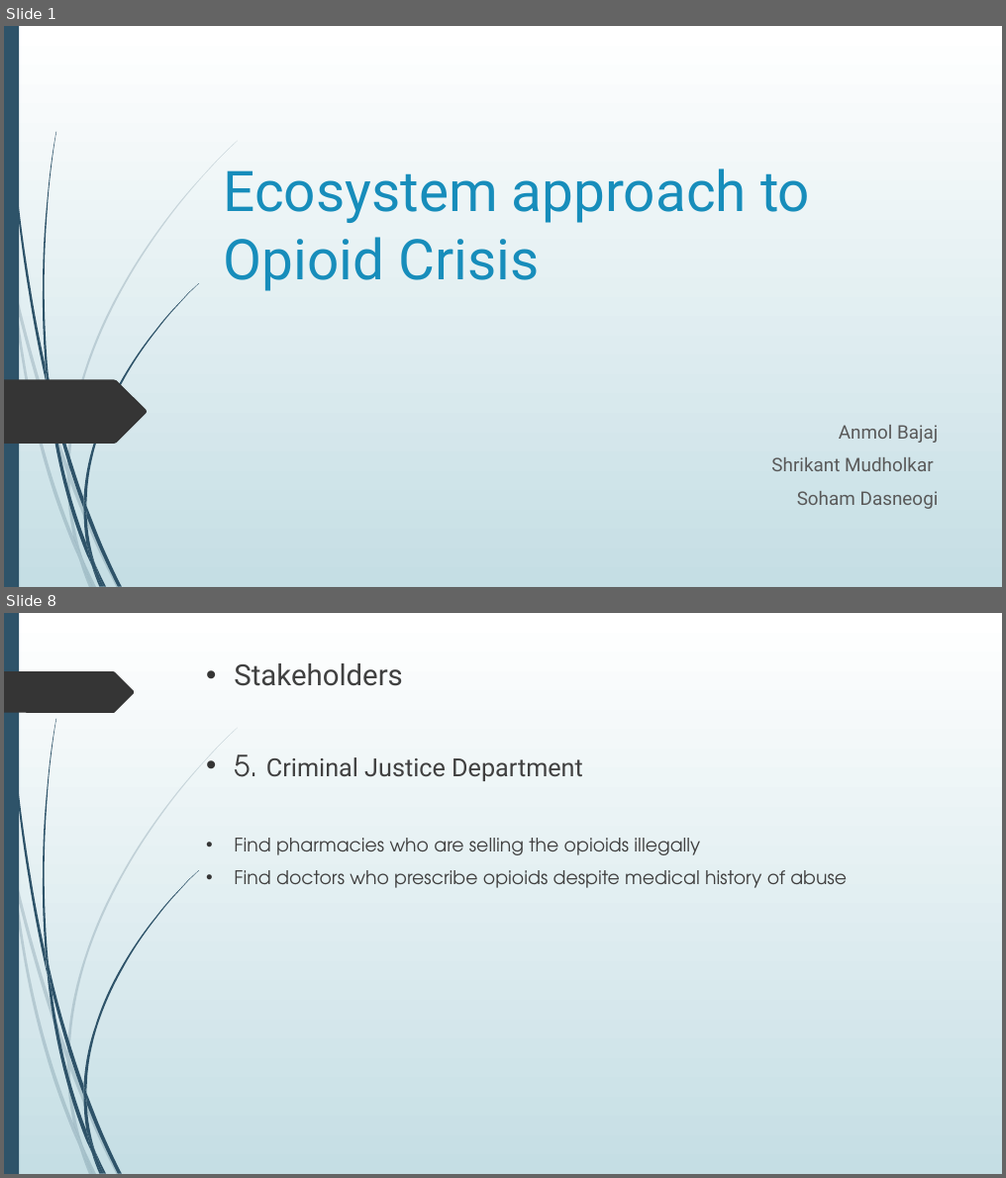
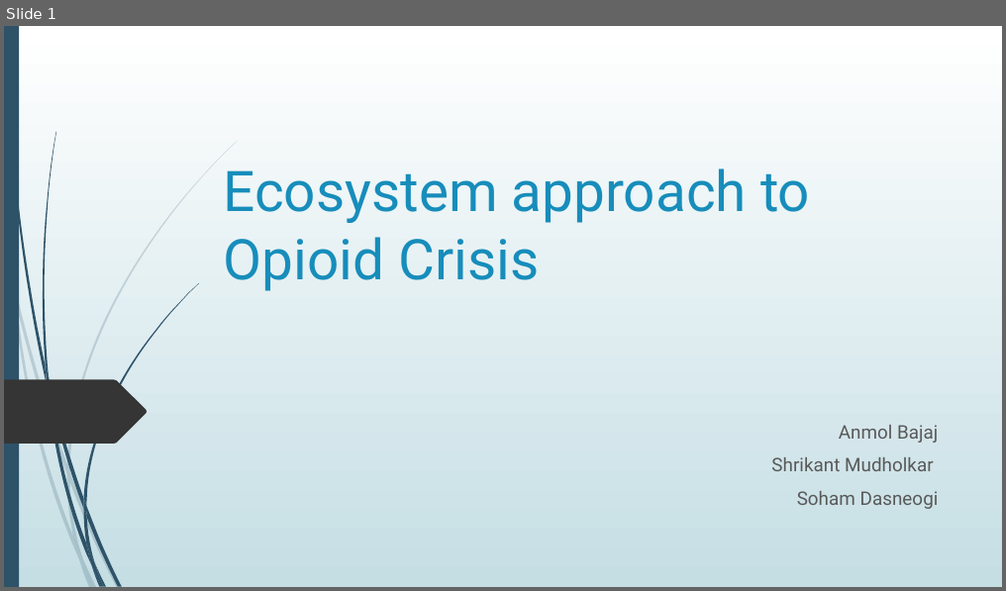
Before and after one commit to shrican/ecosystem-approach-to-opioid-crisis, a slide deck: Ecosystem approach to Opioid Crisis.pptx. Shown one above the other, each under a label of ours: slides 1 and 8 before the commit, slide 1 after it; the slides between them are not shown. The pictures are 1006x1178 and 1006x591 pixels, drawn with LibreOffice and Linux fonts; fonts in the diff are those of the drawing. Boxes give left, top, right and bottom in pixels: in the first picture for what was removed or moved away, otherwise in the second. Text is boxed around its words. In the diff, an @@ line names an element or a change of style, - is before the commit and + after.

```diff
--- a/Ecosystem approach to Opioid Crisis.pptx
+++ b/Ecosystem approach to Opioid Crisis.pptx
@@ slide 8 removed at [4,613,1002,1174], background gradient #FFFFFF to #C5DEE5; not listed: 23 template elements that a slide beside it also shows @@
@@ freeform shape removed at [4,671,135,713] @@
@@ text removed at [234,663,846,888] @@
-• Stakeholders
-• 5. Criminal Justice Department
-• Find pharmacies who are selling the opioids illegally
-• Find doctors who prescribe opioids despite medical history of abuse
```
Also in this commit, not shown: 4 slides changed, 11 slides added, 4 other slides removed, 4 other files.
